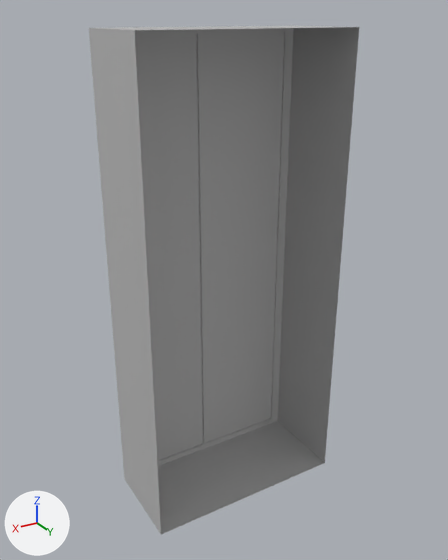
Before and after pictures for a commit that changed the FBX model Assets/Art/CustomAssets/Garage/wideCabinet.fbx.
Both versions are drawn from a camera (50 mm lens) standing at (1.231, 1.833, 2.012) and looking at (0.002, -0.216, 0.987). The axes (+X, +Y, +Z) are drawn at lower left. The lights are the same throughout. Where no turn or scale is listed for an object, it has been applied to the vertices.

In view in the first picture: 'wideCabinet'.
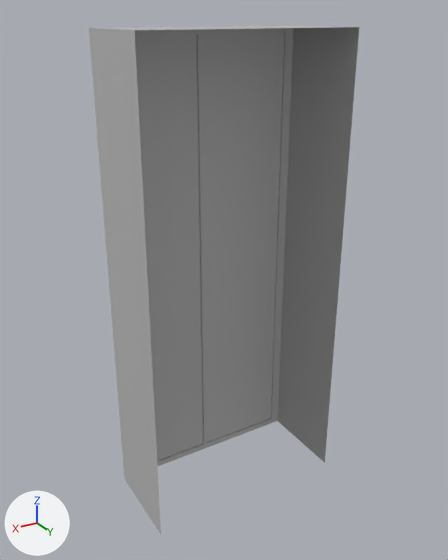
Where the change shows, as pixel boxes [x1, y1, x2, y2] in the pictures (448 x 560 px):
part 1 of me_mesh, deleted: before [157, 421, 324, 534]

The change in detail:
me_mesh has 75 vertices, 65 faces and spans x -0.44..0.44, y -0.43..0.0, z 0.0..1.97.
me_mesh is used by ob_widecabinet; location (0.0, 0.0, 0.0).
Verts and faces of me_mesh; kept vertices keep their numbers, new ones are numbered from 75.
Before the commit, vertices of me_mesh: 0 (0.44, -0.39, 0.0) at pixel (124, 478), 2 (-0.44, -0.39, 0.0) at pixel (277, 420), 4 (-0.44, 0.0, 0.0) at pixel (324, 462), 6 (0.44, 0.0, 0.0) at pixel (161, 534), 72 (0.01, -0.39, 0.0) at pixel (205, 448).
Before the commit, vertices of me_mesh: 73 (0.01, 0.0, 0.0) at pixel (247, 496).
Part 1, on me_mesh:
Vertices deleted: 73 (with the faces that use them).
